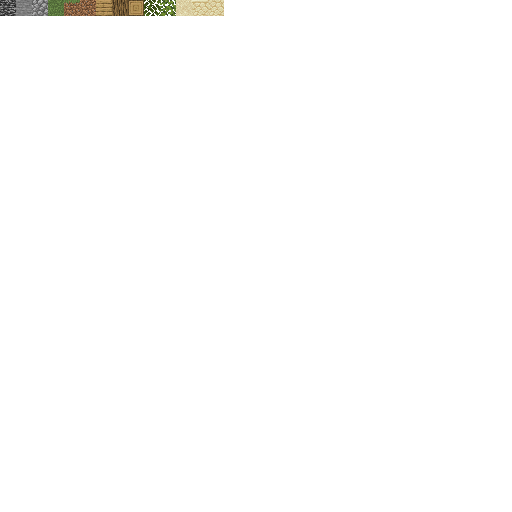
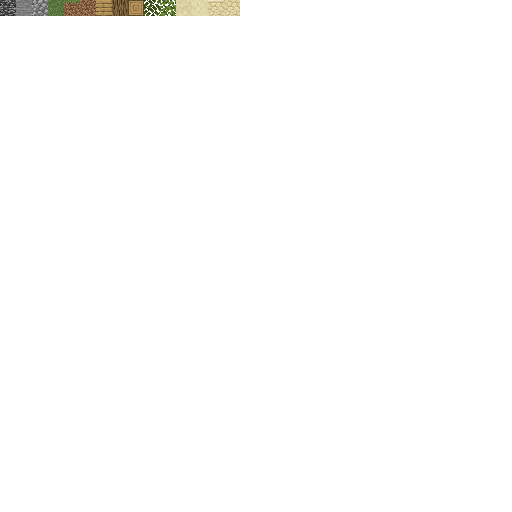
Layered file, before and after one edit (512 x 512). Changes by layer:
painted on "Background Mescladas" (1st of 2) over [192, 0, 240, 16]
painted on "SANDSTONE_BLOCK" over [192, 0, 240, 16]
painted on "SAND_BLOCK" over [192, 0, 240, 16]
painted on "Background" over [192, 0, 240, 16]
painted on "OAK_PLANK_BLOCK" over [192, 0, 240, 16]
painted on "OVERLAY" over [192, 0, 240, 16]
